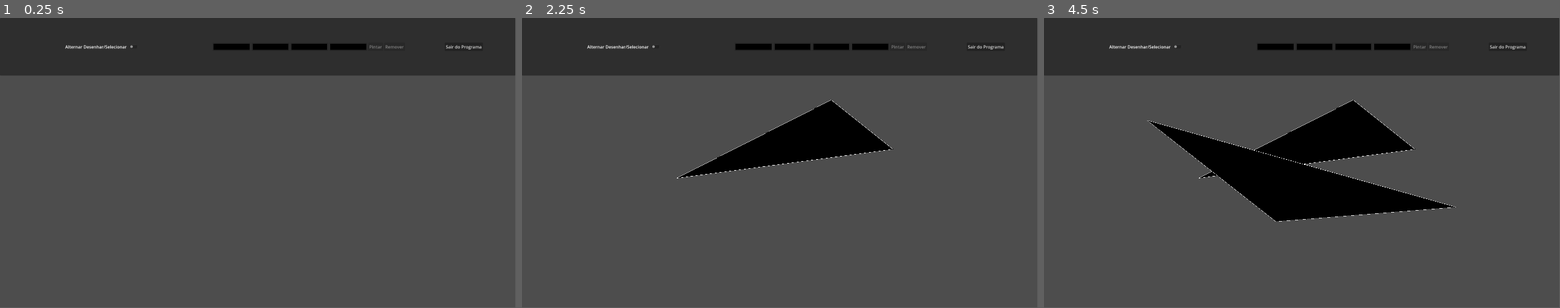
Above: before the commit, frames 1-3 (left to right).
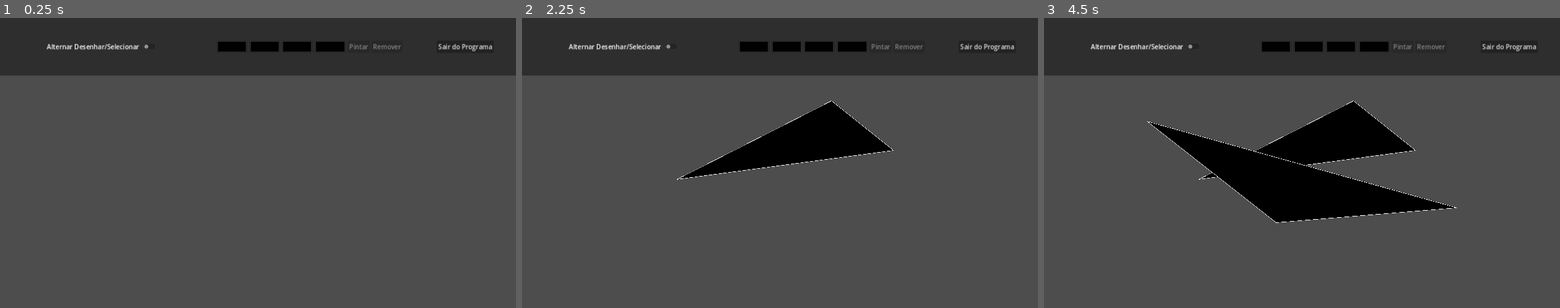
Above: after the commit, the same moments.

Repository: Kokoapo/FillPoly-Scanlines
Game: Godot game, scene res://node.tscn
Same seed, same stepped clock (60 frames per second), same inputs: the game is played once before the commit and once after it.
Inputs (mouse positions are in pixels of both pictures, inside the frame that each line leads up to):
- Up to frame 1 (0.25 s): no input
- Up to frame 2 (2.25 s): tap Enter at 0.5, 2 s; move the mouse to (893, 148) at 0.52 s; click (893, 148) at 0.67 s; tap Space at 1.25 s; move the mouse to (676, 177) at 1.27 s; click (676, 177) at 1.42 s; move the mouse to (831, 99) at 2.02 s; click (831, 99) at 2.17 s
- Up to frame 3 (4.5 s): tap Space at 2.75, 4.25 s; move the mouse to (1276, 221) at 2.77 s; click (1276, 221) at 2.92 s; tap Enter at 3.5 s; move the mouse to (1456, 206) at 3.52 s; click (1456, 206) at 3.67 s; move the mouse to (1147, 119) at 4.27 s; click (1147, 119) at 4.42 s
In our replay, the window is 799x449 before the commit and 800x450 after it. These sizes can differ from the game's own. Grey fills any space a smaller window leaves; there, only what the larger window draws over its background counts as a difference.

The runs differ from the first frame. In frame 1, 0.9% of the frame differs, in the area x 9-100%, y 0-20%; in frame 2, 1.3%; in frame 3, 1.6%, in the area x 9-100%, y 0-71%.

Commit message:
Correção de Bugs

Diff:
--- a/node.tscn
+++ b/node.tscn
@@ -16,8 +16,8 @@
 [node name="CanvasLayer" type="CanvasLayer" parent="."]
 
 [node name="VBoxContainer" type="VBoxContainer" parent="CanvasLayer"]
-offset_right = 1920.0
-offset_bottom = 1080.0
+offset_right = 1282.0
+offset_bottom = 722.0
 size_flags_horizontal = 3
 size_flags_vertical = 3
 
@@ -125,7 +125,7 @@
 size_flags_vertical = 3
 size_flags_stretch_ratio = 4.0
 script = ExtResource("2_a0aw6")
-limite = 215
+limite = 143
 
 [connection signal="toggled" from="CanvasLayer/VBoxContainer/PanelContainer/HBoxContainer/SwitchEstado/HBoxContainer/SwitchEstado" to="." method="_on_switch_estado_toggled"]
 [connection signal="color_changed" from="CanvasLayer/VBoxContainer/PanelContainer/HBoxContainer/TrianguloSelecionado/HBoxContainer/Vertice1" to="." method="_on_vertice_1_color_changed"]
--- a/project.godot
+++ b/project.godot
@@ -17,9 +17,10 @@
 
 [display]
 
-window/size/viewport_width=1920
-window/size/viewport_height=1080
-window/size/mode=3
+window/size/viewport_width=1280
+window/size/viewport_height=720
+window/stretch/mode="canvas_items"
+window/stretch/aspect="ignore"
 
 [dotnet]
 
Not shown, changed: Build/Linux/FillPolyCG.pck
Not shown, changed: Build/Linux/FillPolyCG.x86_64
Not shown, changed: Build/Windows/FillPolyCG.console.exe
Not shown, changed: Build/Windows/FillPolyCG.exe
Not shown, changed: Build/Windows/FillPolyCG.pck
Not shown, changed: README.md
